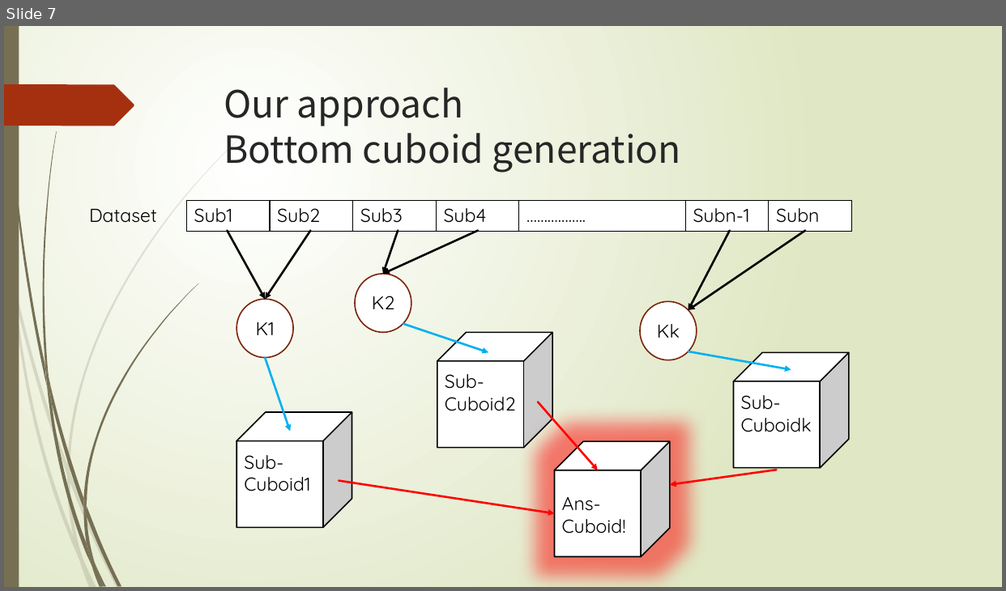
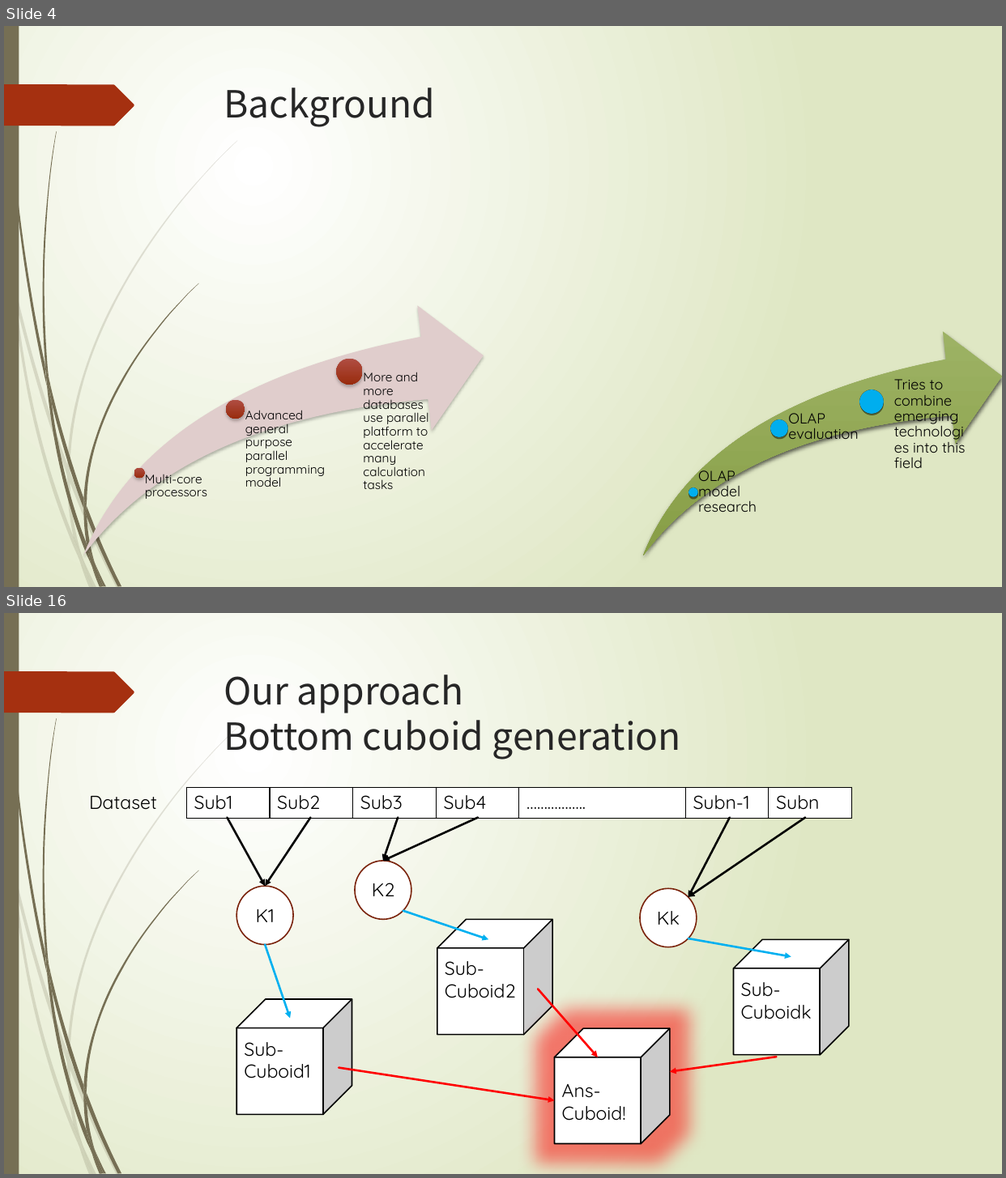
Before and after one commit to thoh-testarossa/Mirage-docs, a slide deck: thoh/gradurate_thesis/答辩.pptx. Shown one above the other, each under a label of ours: slide 7 before the commit, slides 4 and 16 after it; the slides between them are not shown. The pictures are 1006x591 and 1006x1178 pixels, drawn with LibreOffice and Linux fonts; fonts in the diff are those of the drawing. Boxes give left, top, right and bottom in pixels: in the first picture for what was removed or moved away, otherwise in the second. Text is boxed around its words. In the diff, an @@ line names an element or a change of style, - is before the commit and + after.

```diff
--- a/thoh/gradurate_thesis/答辩.pptx
+++ b/thoh/gradurate_thesis/答辩.pptx
@@ slide 4 added at <box>4,26,1002,587</box>, background gradient #FFFFFF to #DFE8C4; not listed: 24 template elements that a slide beside it also shows @@
@@ title added at <box>224,88,435,127</box>, 36 pt, text #262626 @@
+Background
@@ group added at <box>83,306,484,556</box>: 3 ellipses, 3 texts, 1 swoosh arrow @@
+Multi-core processors
+Advanced general purpose parallel programming model
+More and more databases use parallel platform to accelerate many calculation tasks
@@ group added at <box>643,331,1002,556</box>: 3 ellipses, 3 texts, 1 swoosh arrow @@
+OLAP model research
+OLAP evaluation
+Tries to combine emerging technologies into this field
@@ what was slide 7 is now slide 16 @@
```
Also in this commit, not shown: 6 slides changed, 12 other slides added, 3 slides removed, 16 other files.
